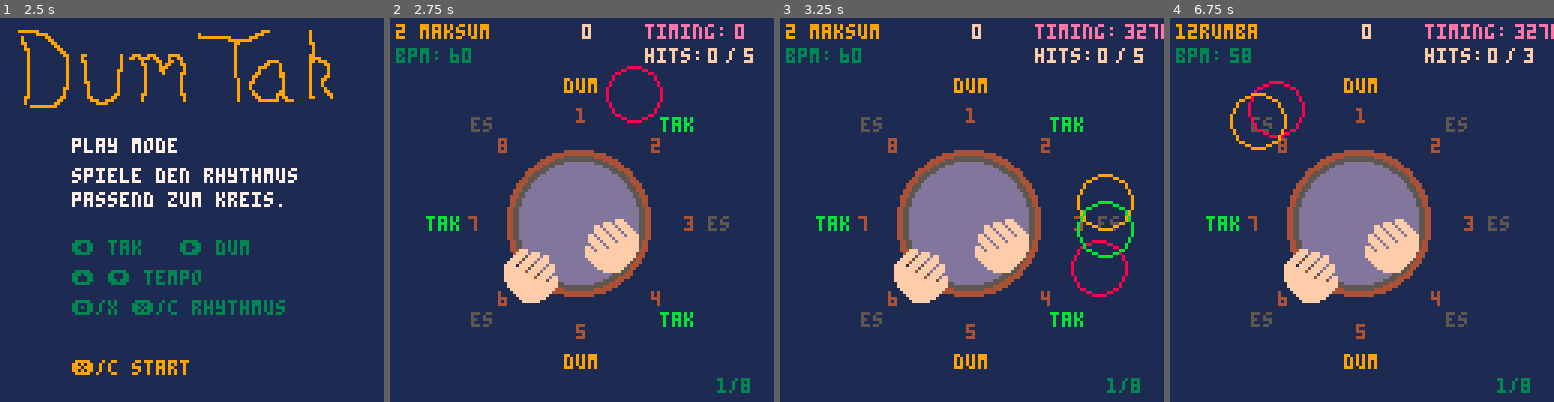
Above: before the commit, frames 1-4 (left to right).
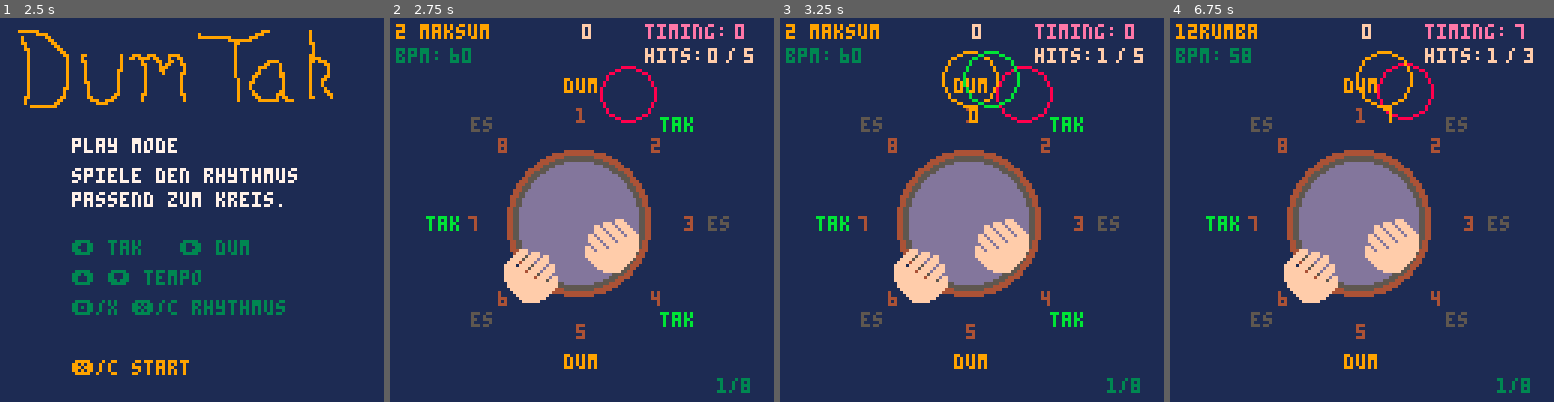
Above: after the commit, the same moments.

Repository: fpiesik/my_pico8-carts
Game: PICO-8 cartridge music/dumtak.p8
Same seed, same stepped clock (60 frames per second), same inputs: the game is played once before the commit and once after it.
Inputs:
- Up to frame 1 (2.5 s): tap X (X key) at 0.33, 1.07, 1.85 s; tap O (Z key) at 0.7, 1.7, 2.1 s; hold Right 1.6-2.1 s; hold Up 2.15-2.42 s; hold Right from 2.47 s (still down)
- Up to frame 2 (2.75 s): keep holding Right; tap O (Z key) at 2.5 s
- Up to frame 3 (3.25 s): tap O (Z key) at 2.9 s; tap X (X key) at 2.97 s; release Right at 3.03 s; hold Left from 3.08 s (still down)
- Up to frame 4 (6.75 s): tap O (Z key) every 0.4 s from 3.3 to 6.5 s; release Left at 3.58 s; hold Down 3.63-3.97 s; hold Right 4.02-4.68 s; tap X (X key) at 4.08, 5.2, 6.32 s; hold Up 4.73-5.03 s; hold Left 5.08-5.68 s; hold Down 5.73-6.03 s; hold Right 6.08-6.58 s; hold Right from 6.63 s (still down)

Frame 1 is identical in both runs. In frame 2, 0.6% of the frame differs, in the area x 54-72%, y 12-28%; in frame 3, 2.2%, in the area x 42-100%, y 1-73%; in frame 4, 1.5%.

Commit message:
Fix dumtak rhythm circle sync

Diff:
--- a/music/dumtak.p8
+++ b/music/dumtak.p8
@@ -323,15 +323,20 @@
 			self.qstbt[i]=beats[btord[a_bt]][i]
    self.qbang[i]= (i-1)/self.btl
 		end
+  --setup music first, then the
+  --metronome clock. otherwise
+  --music() can replace the sfx on
+  --metroch and the visual clock
+  --will follow the song pattern
+  --instead of the rhythm length.
+  for i=10,30 do
+   set_spd(i, spd)
+  end
+  music()
   --setup metronome
   set_spd(metrosfx, spd)
   set_loop(metrosfx,0,self.btl)
   sfx(metrosfx,metroch)
-  --setup music
-  for i=10,30 do
-   set_spd(i, spd)
-  end
-  music()
 
 		plcirc.btl = self.btl
 		plcirc.abtl = self.abtl
@@ -346,6 +351,11 @@
    end
   end
   plcirc.maxhitdisp=plcirc.dumtaks
+  plcirc.plang=0
+  plcirc.mstat=0
+  plcirc.lmstat=-1
+  plcirc.mfrm=0
+  plcirc.nrounds=0
 	end,
 
 	upd=function(self)
@@ -573,6 +583,9 @@
  devi = 0, --deviation
 
  laststatM=0,
+ mstat=0, --metronome sfx note index
+ lmstat=-1, --last metronome index
+ mfrm=0, --frames since metronome step
  --lhd = 0,
  --rhd = 0,
 	draw=function(self)
@@ -629,24 +642,27 @@
 		end
   --animate rotation continuously
   if 1==1 then
-   local taktzeit = 60/bpm*self.btl
-   local frmspertakt = taktzeit * 60
-   local gradprofrm = 360/frmspertakt*2
-
-   self.plang = self.plang + 1/360 * gradprofrm
-   --synchronize to tracker
-   if stat(50+metroch) == 0 and self.newr == 1 then
-    self.plang = 0
-    self.newr = 0
+   --derive the angle from the
+   --metronome sfx position instead
+   --of free-running with bpm. the
+   --old code only snapped back to 0
+   --after seeing step 2, so short or
+   --restarted loops could drift away
+   --from the audio tracker.
+   self.mstat=stat(50+metroch)
+   if self.mstat!=self.lmstat then
+    if self.mstat==0 and self.lmstat>=0 then
+     self.nrounds += 1
+    end
+    self.mfrm=0
+    self.lmstat=self.mstat
+   else
+    self.mfrm+=1
    end
-   if stat(50+metroch) == 2 then
-    self.newr = 1
-   end
-
-   if stat(50+metroch) == 0 and self.laststatM!=0 then
-    self.nrounds += 1
-   end
-   self.laststatM=stat(50+metroch)
+   local frmperstep=max(1,spd/2)
+   local phase=self.mstat+self.mfrm/frmperstep
+   if phase>=self.btl then phase=self.btl-0.001 end
+   self.plang=phase/self.btl
 
    self.plpos = {self.center_x + self.radius * sin(self.plang+0.5),
    self.center_y + self.radius * cos(self.plang+0.5)}
